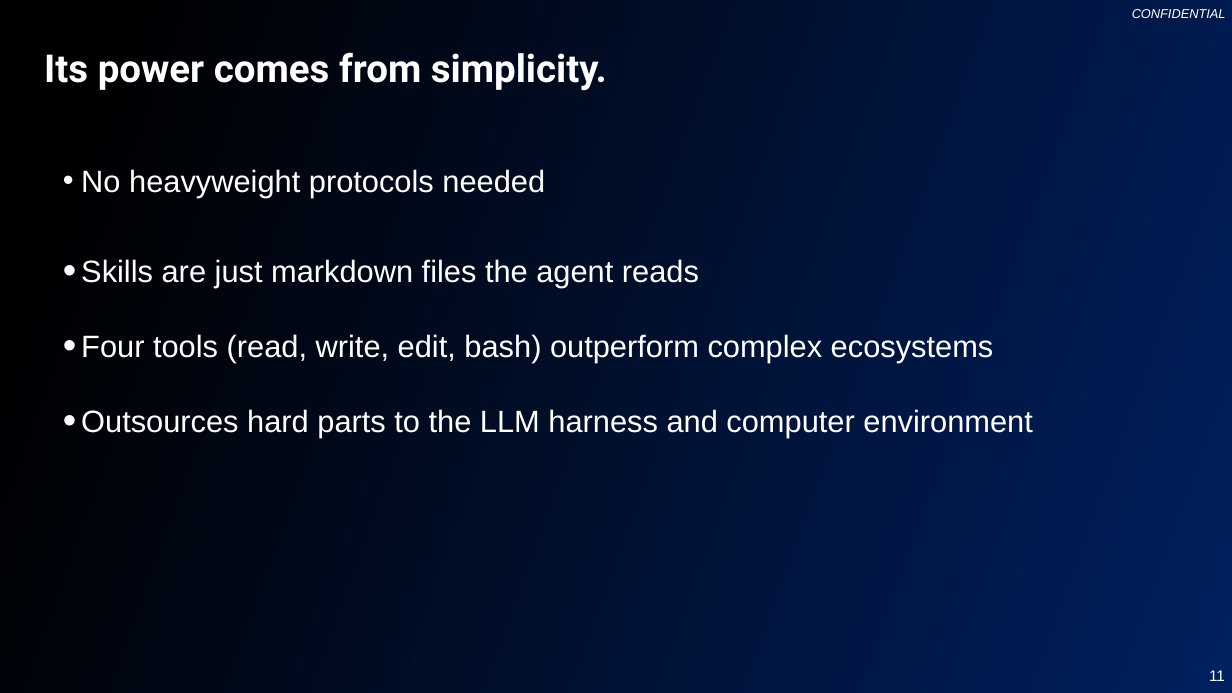
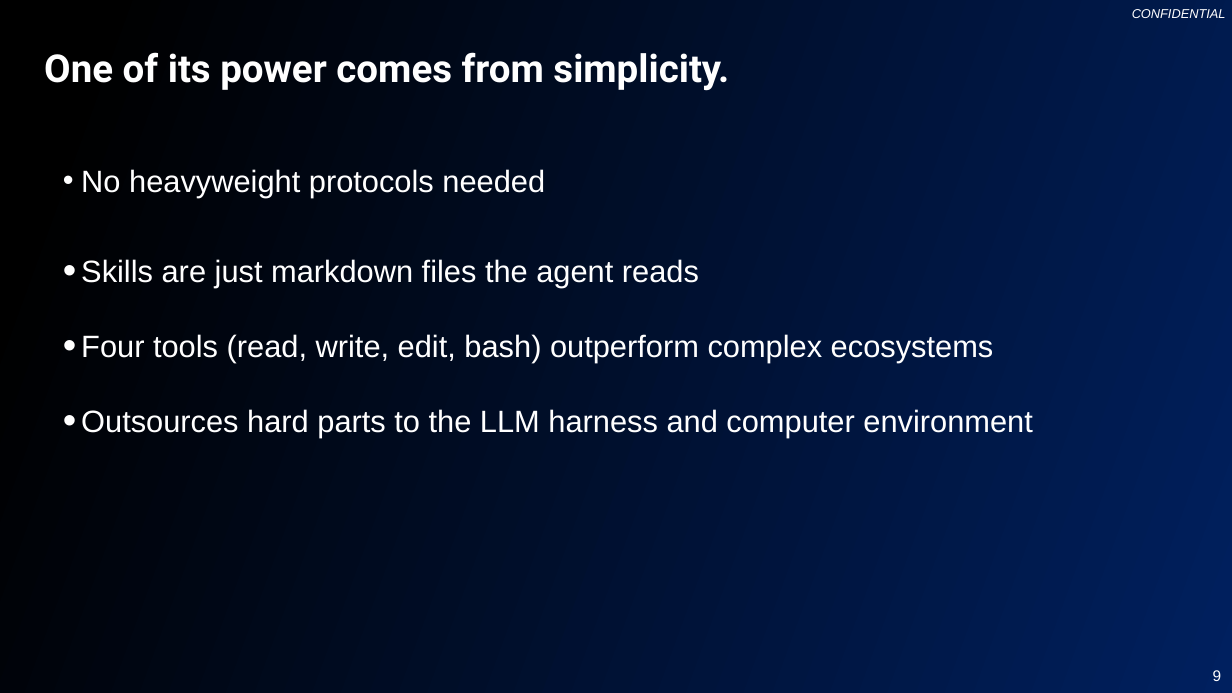
Before and after one commit to changhee-somite/20260114-claude-code, a slide deck: slide 9 of 20260114 Claude-Code-Presentation-v2.pptx (slide 11 before the commit). Drawn at 1232x693 pixels with LibreOffice and Linux fonts; fonts in the diff are those of the drawing; background and template pictures are left out. Boxes give left, top, right and bottom in pixels: in the first picture for what was removed or moved away, otherwise in the second. Text is boxed around its words. In the diff, an @@ line names an element or a change of style, - is before the commit and + after.

```diff
--- a/20260114 Claude-Code-Presentation-v2.pptx
+++ b/20260114 Claude-Code-Presentation-v2.pptx
@@ title at (44,52,729,91): text changed @@
-Its power comes from simplicity.
+One of its power comes from simplicity.
@@ page number at (1213,670,1222,681): text changed @@
-11
+9
```
Also in this commit, not shown: 5 other slides changed, 2 slides added.
